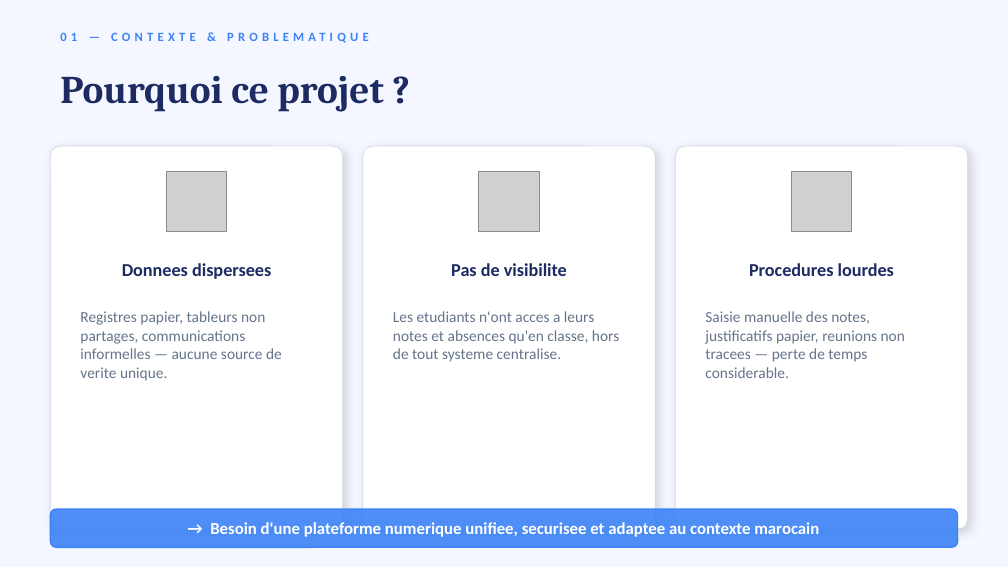
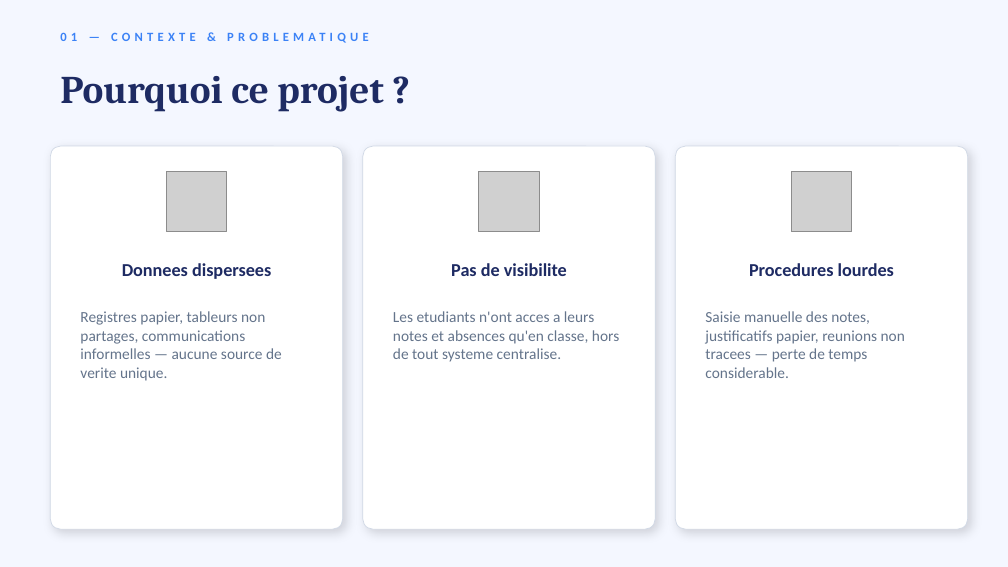
Before and after one commit to Ezziani-Ayoub/gestion_etudiant, a slide deck: slide 3 of Soutenance_Gestion_Academique.pptx. Drawn at 1008x567 pixels with LibreOffice and Linux fonts; fonts in the diff are those of the drawing; grey boxes stand for pictures. Boxes give left, top, right and bottom in pixels: in the first picture for what was removed or moved away, otherwise in the second. Text is boxed around its words. In the diff, an @@ line names an element or a change of style, - is before the commit and + after.

```diff
--- a/Soutenance_Gestion_Academique.pptx
+++ b/Soutenance_Gestion_Academique.pptx
@@ rounded rectangle removed at <box>50,509,958,547</box> @@
@@ text removed at <box>210,522,819,537</box> @@
-→ Besoin d'une plateforme numerique unifiee, securisee et adaptee au contexte marocain
```
Also in this commit, not shown: 5 other slides changed, 2 slides added, 4 other files.
